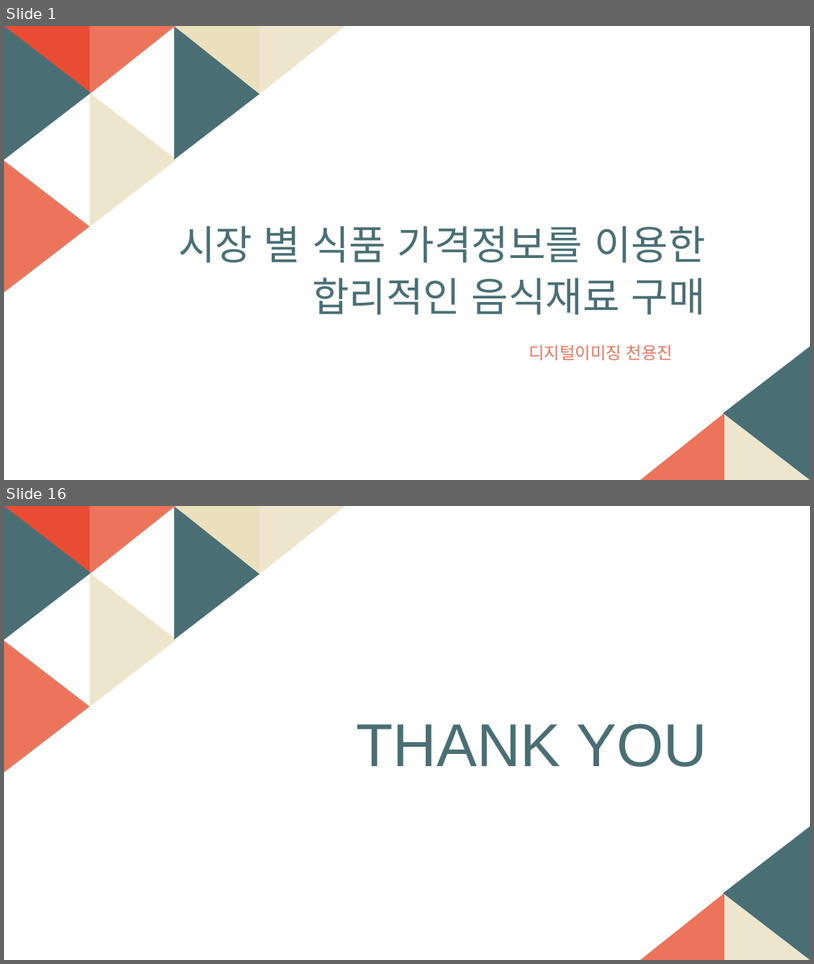
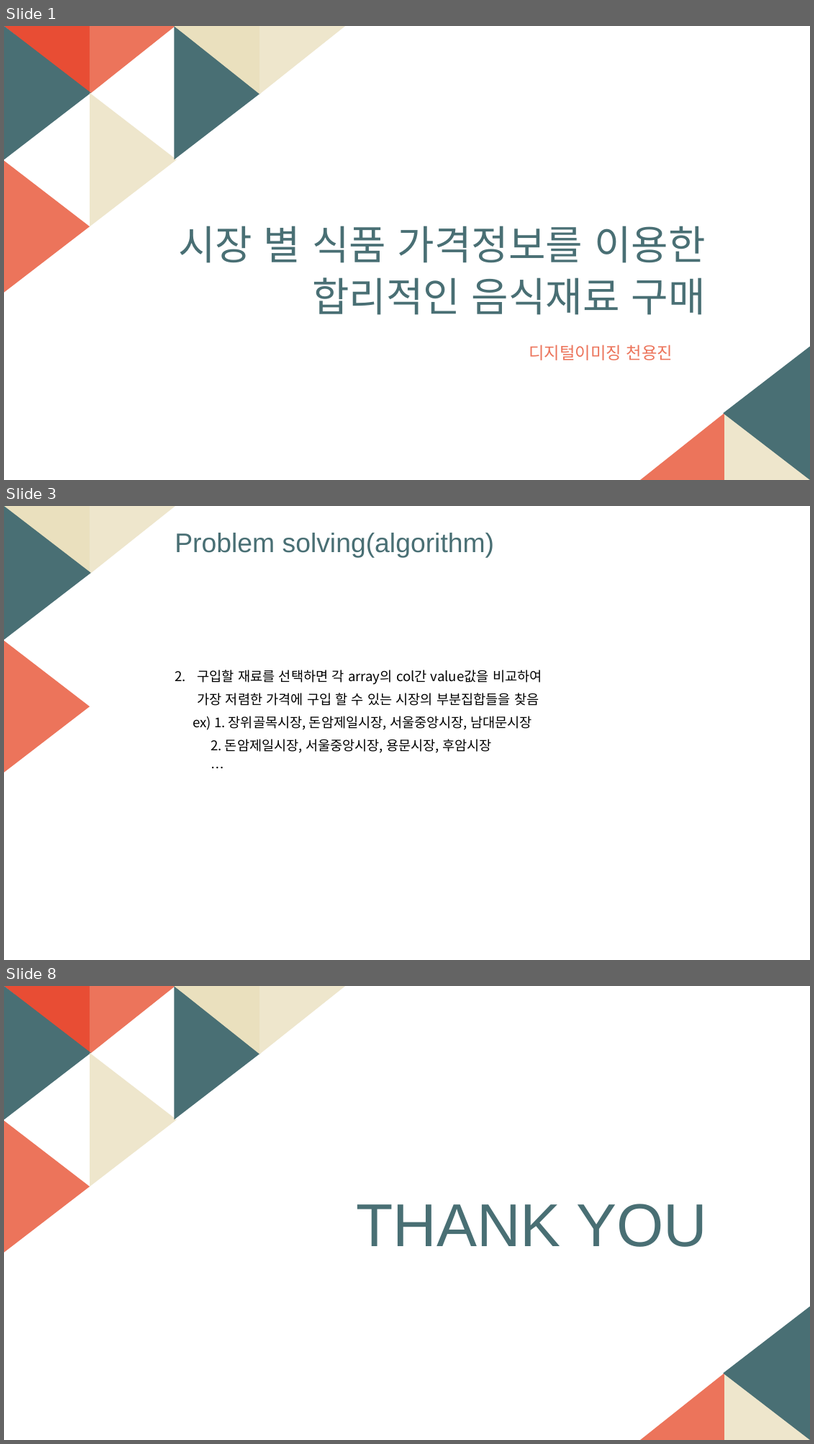
Before and after one commit to sharhp21/Data_structure_, a slide deck: personal/발표자료/자료구조설계_5주차.pptm. Shown one above the other, each under a label of ours: slides 1 and 16 before the commit, slides 1, 3 and 8 after it; the slides between them are not shown. The pictures are 814x964 and 814x1444 pixels, drawn with LibreOffice and Linux fonts; fonts in the diff are those of the drawing. Boxes give left, top, right and bottom in pixels: in the first picture for what was removed or moved away, otherwise in the second. Text is boxed around its words. In the diff, an @@ line names an element or a change of style, - is before the commit and + after.

```diff
--- a/personal/발표자료/자료구조설계_5주차.pptm
+++ b/personal/발표자료/자료구조설계_5주차.pptm
@@ slide 3 added at box(4, 506, 810, 960), background #FFFFFF; not listed: 2 template elements that a slide beside it also shows @@
@@ right triangle added at box(4, 506, 90, 574), fill #EAE0BE @@
@@ right triangle added at box(90, 506, 176, 574), fill #EEE6CC @@
@@ text added at box(175, 533, 495, 557), 32 pt, text #496F74 @@
+Problem solving(algorithm)
@@ text added at box(193, 669, 543, 753), 16 pt, text #000000 @@
+2. 구입할 재료를 선택하면 각 array의 col간 value값을 비교하여
+가장 저렴한 가격에 구입 할 수 있는 시장의 부분집합들을 찾음
+ex) 1. 장위골목시장, 돈암제일시장, 서울중앙시장, 남대문시장
+2. 돈암제일시장, 서울중앙시장, 용문시장, 후암시장
+…
@@ what was slide 16 is now slide 8 @@
```
Also in this commit, not shown: 5 other slides added, 14 slides removed, 4 other files.
